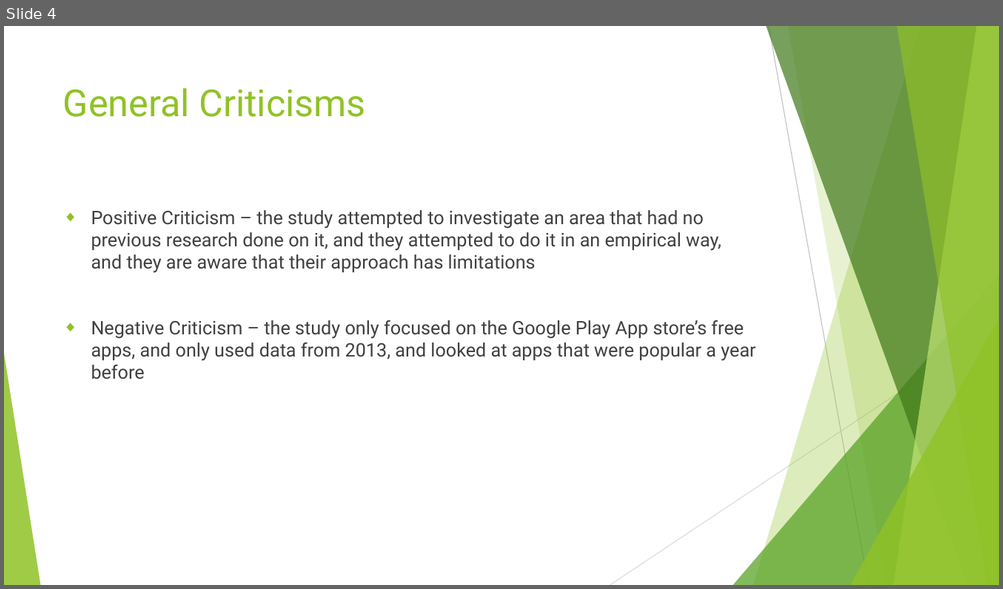
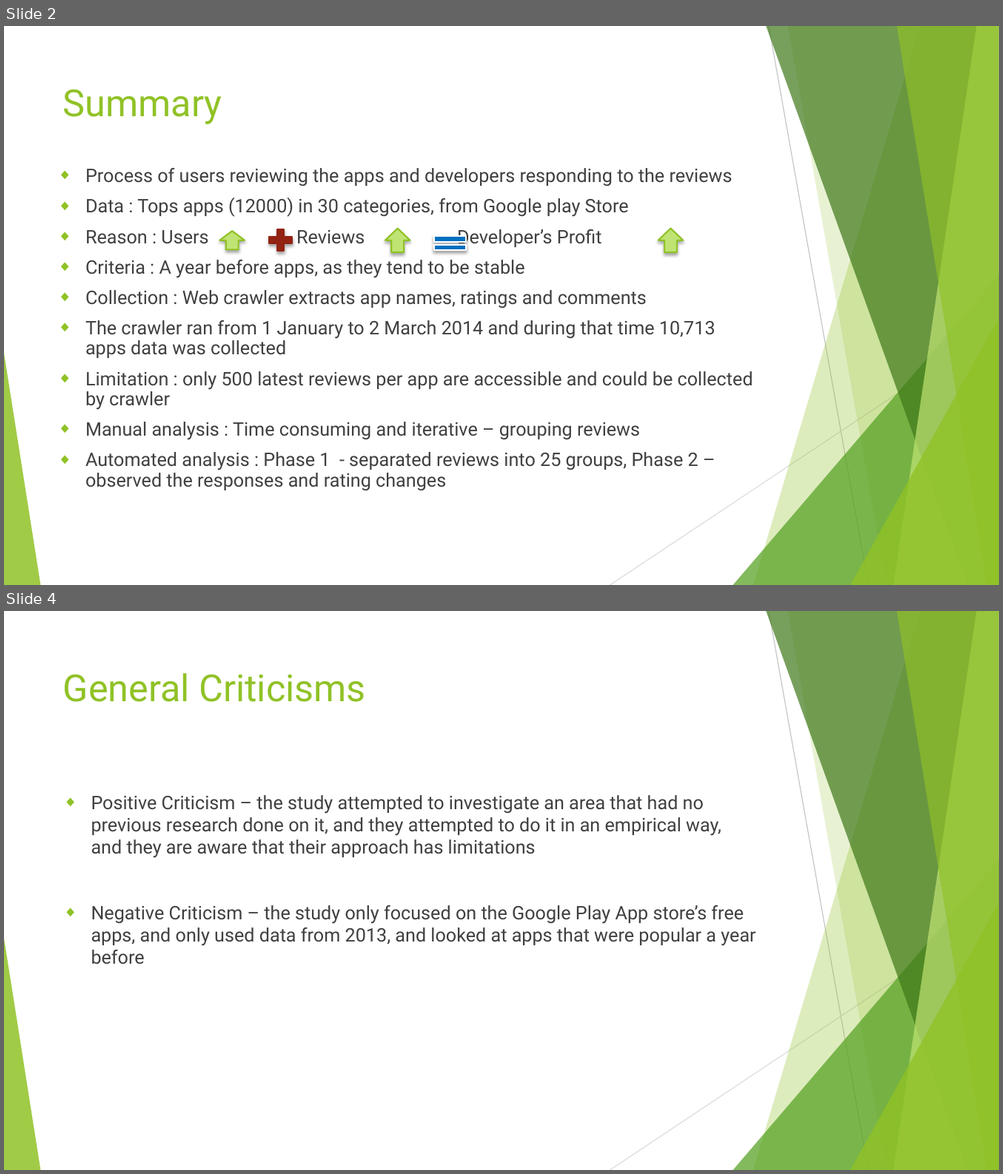
Before and after one commit to Ruthvicp/CS5551_Team_11_Project, a slide deck: Documentation/Critique/Critique.pptx. Shown one above the other, each under a label of ours: slide 4 before the commit, slides 2 and 4 after it; the slides between them are not shown. The pictures are 1003x589 and 1003x1174 pixels, drawn with LibreOffice and Linux fonts; fonts in the diff are those of the drawing. Boxes give left, top, right and bottom in pixels: in the first picture for what was removed or moved away, otherwise in the second. Text is boxed around its words. In the diff, an @@ line names an element or a change of style, - is before the commit and + after.

```diff
--- a/Documentation/Critique/Critique.pptx
+++ b/Documentation/Critique/Critique.pptx
@@ slide 2 added at [4,26,999,585], background #FFFFFF; not listed: 10 template elements that a slide beside it also shows @@
@@ title added at [63,89,222,124], 36 pt, text #90C226 @@
+Summary
@@ text added at [85,168,753,491], 18 pt, text #404040 @@
+◆ Process of users reviewing the apps and developers responding to the reviews
+◆ Data : Tops apps (12000) in 30 categories, from Google play Store
+◆ Reason : Users Reviews Developer’s Profit
+◆ Criteria : A year before apps, as they tend to be stable
+◆ Collection : Web crawler extracts app names, ratings and comments
+◆ The crawler ran from 1 January to 2 March 2014 and during that time 10,713 apps data was collected
+◆ Limitation : only 500 latest reviews per app are accessible and could be collected by crawler
+◆ Manual analysis : Time consuming and iterative – grouping reviews
+◆ Automated analysis : Phase 1 - separated reviews into 25 groups, Phase 2 – observed the responses and rating changes
@@ down arrow added at [219,231,244,249], fill #C0E474, outline #90C226 1.5 pt @@
@@ plus sign added at [265,226,296,255], fill #932313, outline #932313 1.5 pt @@
@@ down arrow added at [385,228,410,252], fill #C0E474, outline #90C226 1.5 pt @@
@@ math equal added at [428,231,471,256], fill #0070C0, outline #FFFFFF 1.5 pt @@
@@ down arrow added at [658,228,683,252], fill #C0E474, outline #90C226 1.5 pt @@
```
Also in this commit, not shown: 3 slides changed, 1 other slide added, 2 slides removed.
